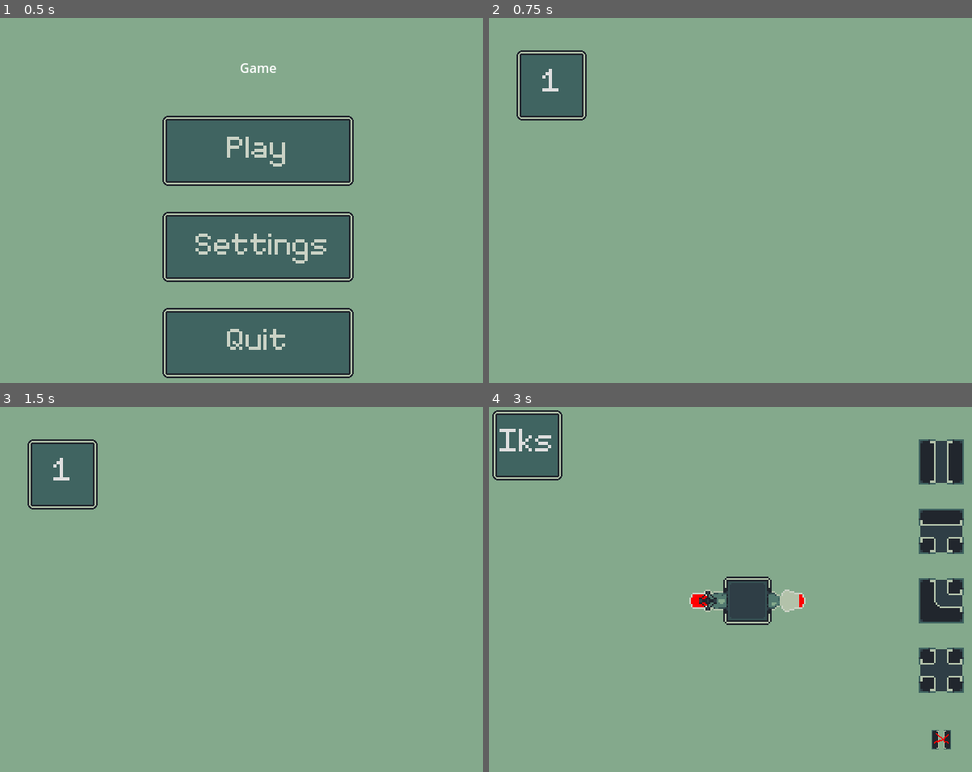
Above: before the commit, frames 1-4 (two rows, left to right).
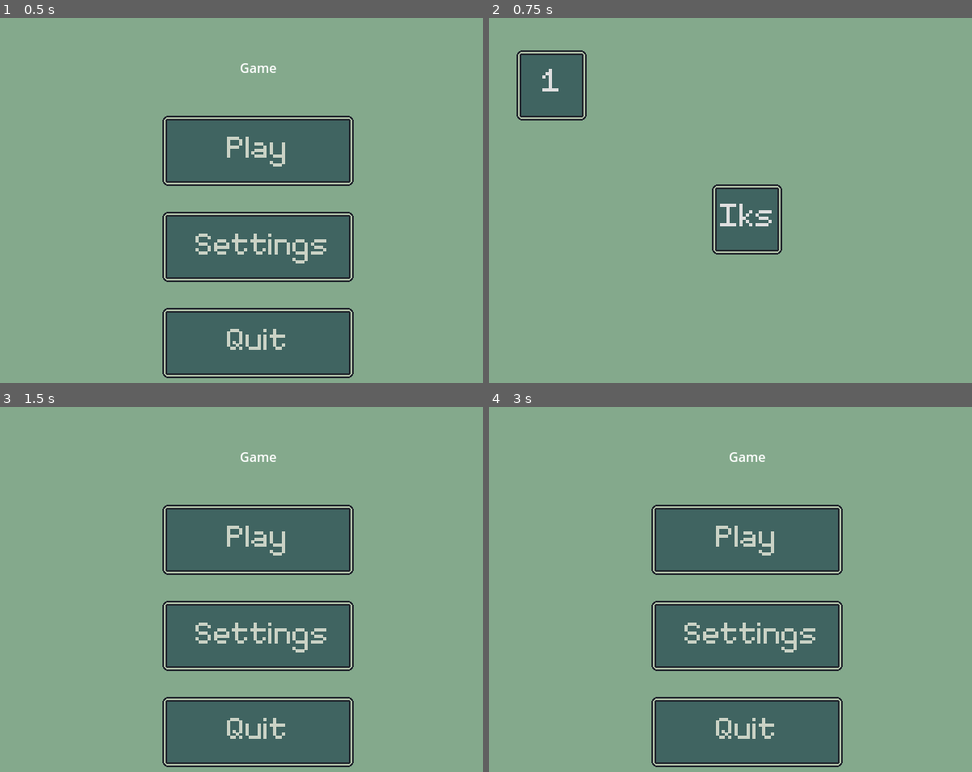
Above: after the commit, the same moments.

Repository: feargrinn/spacejam2024
Game: Godot game, scene res://node_2d.tscn
The game is run twice, just before and just after one commit, with the same random seed, the same clock (stepped at 60 frames per second) and the same inputs.
Inputs (mouse positions are in pixels of both pictures, inside the frame that each line leads up to):
- Up to frame 1 (0.5 s): no input
- Up to frame 2 (0.75 s): click (749, 149) at 0.5 s
- Up to frame 3 (1.5 s): click (260, 607) at 1.25 s, where only the run after the commit has a clickable "Iks"
- Up to frame 4 (3 s): click (749, 538) at 2.02 s; click "1" at 2.75 s

Frame 1 is identical in both runs. In frame 2, 2.8% of the frame differs, in the area x 46-61%, y 45-65%; in frame 3, 26%; in frame 4, 31%, in the area x 0-99%, y 0-99%.

Commit message:
Get out of lever picker

Diff:
--- a/game.gd
+++ b/game.gd
@@ -69,3 +69,8 @@
 func loser_screen():
 	unload_level()
 	$LoserScreen.show()
+
+
+func _on_exit_level_picker_pressed():
+	$LeverPicker.hide()
+	get_tree().change_scene_to_file("res://node_2d.tscn")
--- a/game.tscn
+++ b/game.tscn
@@ -366,6 +366,15 @@
 theme_override_fonts/font = ExtResource("2_rssi8")
 theme_override_font_sizes/font_size = 64
 text = "5"
+icon = ExtResource("3_eonvc")
+flat = true
+icon_alignment = 1
+
+[node name="ExitLevelPicker" type="Button" parent="LeverPicker"]
+layout_mode = 2
+theme_override_fonts/font = ExtResource("2_rssi8")
+theme_override_font_sizes/font_size = 64
+text = "Iks"
 icon = ExtResource("3_eonvc")
 flat = true
 icon_alignment = 1
@@ -542,6 +551,7 @@
 [connection signal="pressed" from="LeverPicker/Rows/Columns4/MarginContainer3/Level" to="." method="_on_level_pressed" binds= [3]]
 [connection signal="pressed" from="LeverPicker/Rows/Columns4/MarginContainer4/Level" to="." method="_on_level_pressed" binds= [4]]
 [connection signal="pressed" from="LeverPicker/Rows/Columns4/MarginContainer5/Level" to="." method="_on_level_pressed" binds= [5]]
+[connection signal="pressed" from="LeverPicker/ExitLevelPicker" to="." method="_on_exit_level_picker_pressed"]
 [connection signal="pressed" from="ExitLevel" to="." method="_on_exit_level_pressed"]
 [connection signal="mouse_entered" from="TilePicker/VBoxContainer/TextureRect" to="TilePicker" method="_on_mouse_entered_tile" binds= [1]]
 [connection signal="mouse_entered" from="TilePicker/VBoxContainer/TextureRect2" to="TilePicker" method="_on_mouse_entered_tile" binds= [2]]
Not shown, added: images/winning_animation_farmes/winning_animation_0000.png.import
Not shown, added: images/winning_animation_farmes/winning_animation_0001.png.import
Not shown, added: images/winning_animation_farmes/winning_animation_0002.png.import
Not shown, added: images/winning_animation_farmes/winning_animation_0003.png.import
Not shown, added: images/winning_animation_farmes/winning_animation_0004.png.import
Not shown, added: images/winning_animation_farmes/winning_animation_0005.png.import
Not shown, added: images/winning_animation_farmes/winning_animation_0006.png.import
Not shown, added: images/winning_animation_farmes/winning_animation_0007.png.import
Not shown, added: images/winning_animation_farmes/winning_animation_0008.png.import
Not shown, added: images/winning_animation_farmes/winning_animation_0009.png.import
Not shown, added: images/winning_animation_farmes/winning_animation_0010.png.import
Not shown, added: images/winning_animation_farmes/winning_animation_0011.png.import
(and 108 more such lines)
